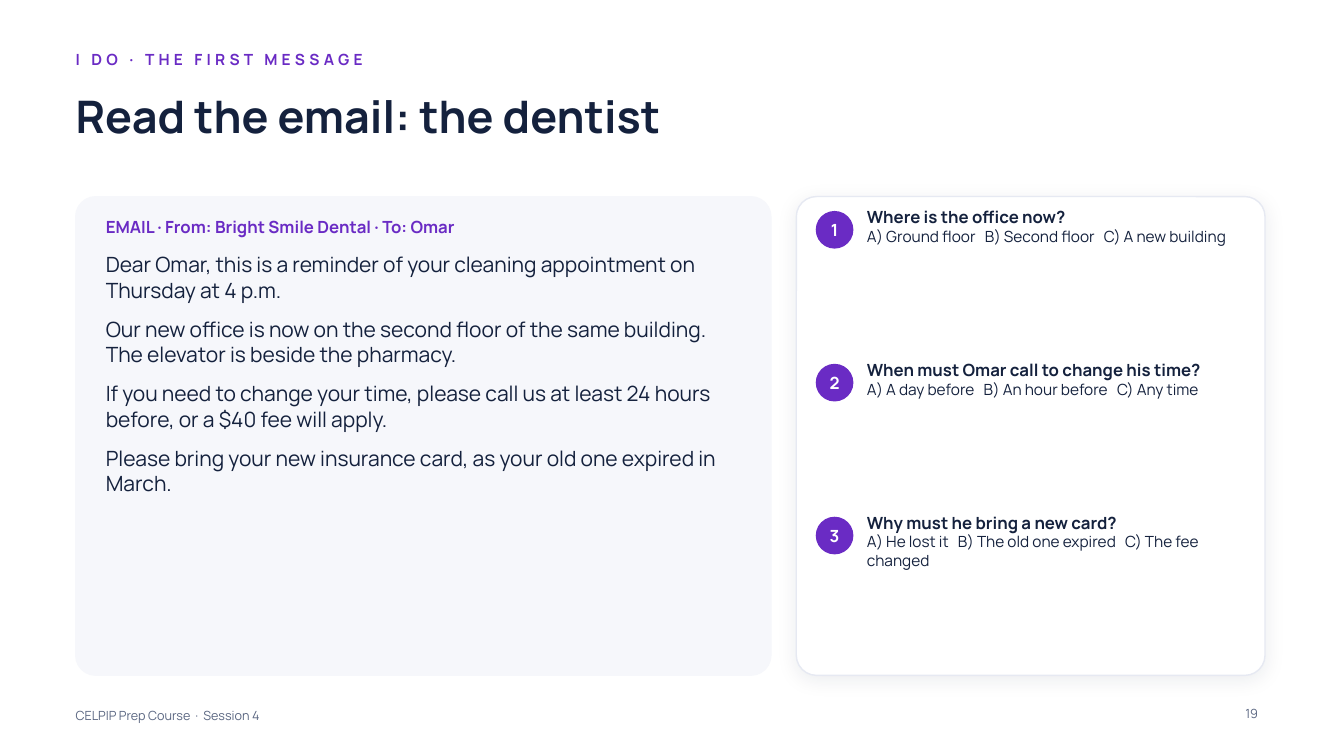
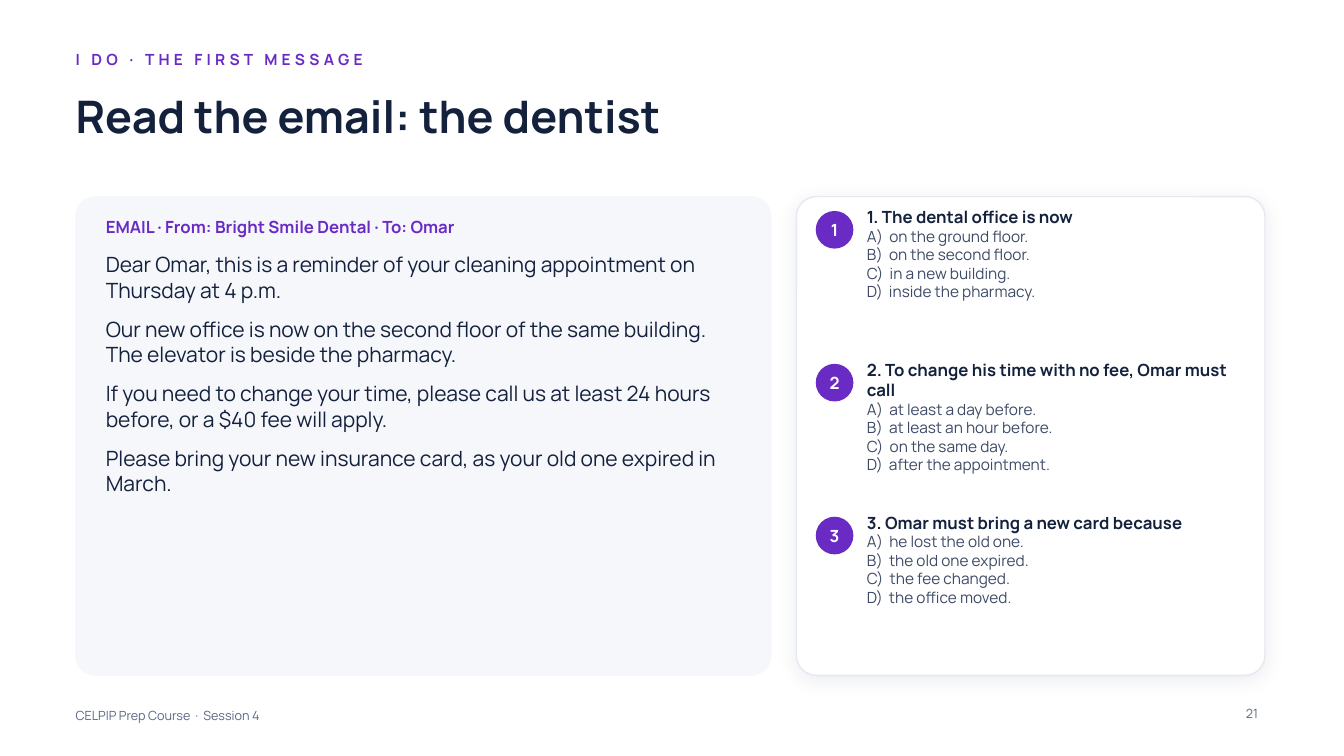
Before and after one commit to learnovateqa/The_English_Academy_CELPIP, a slide deck: slide 21 of decks/session-04.pptx (slide 19 before the commit). Drawn at 1344x756 pixels with LibreOffice and Linux fonts; fonts in the diff are those of the drawing. Boxes give left, top, right and bottom in pixels: in the first picture for what was removed or moved away, otherwise in the second. Text is boxed around its words. In the diff, an @@ line names an element or a change of style, - is before the commit and + after.

```diff
--- a/decks/session-04.pptx
+++ b/decks/session-04.pptx
@@ text at box(867, 229, 1035, 301): text changed; text colour #14213D to #3D4A66 @@
-Where is the office now?
-A) Ground floor B) Second floor C) A new building
+1. The dental office is now
+A) on the ground floor.
+B) on the second floor.
+C) in a new building.
+D) inside the pharmacy.
@@ text at box(867, 363, 1227, 474): text changed; text colour #14213D to #3D4A66 @@
-When must Omar call to change his time?
-A) A day before B) An hour before C) Any time
+2. To change his time with no fee, Omar must call
+A) at least a day before.
+B) at least an hour before.
+C) on the same day.
+D) after the appointment.
@@ text at box(867, 516, 1182, 606): text changed; text colour #14213D to #3D4A66 @@
-Why must he bring a new card?
-A) He lost it B) The old one expired C) The fee changed
+3. Omar must bring a new card because
+A) he lost the old one.
+B) the old one expired.
+C) the fee changed.
+D) the office moved.
@@ page number at box(1246, 708, 1258, 718): text changed @@
-19
+21
```
Also in this commit, not shown: 9 other slides changed, 3 slides added, 2 other files.
